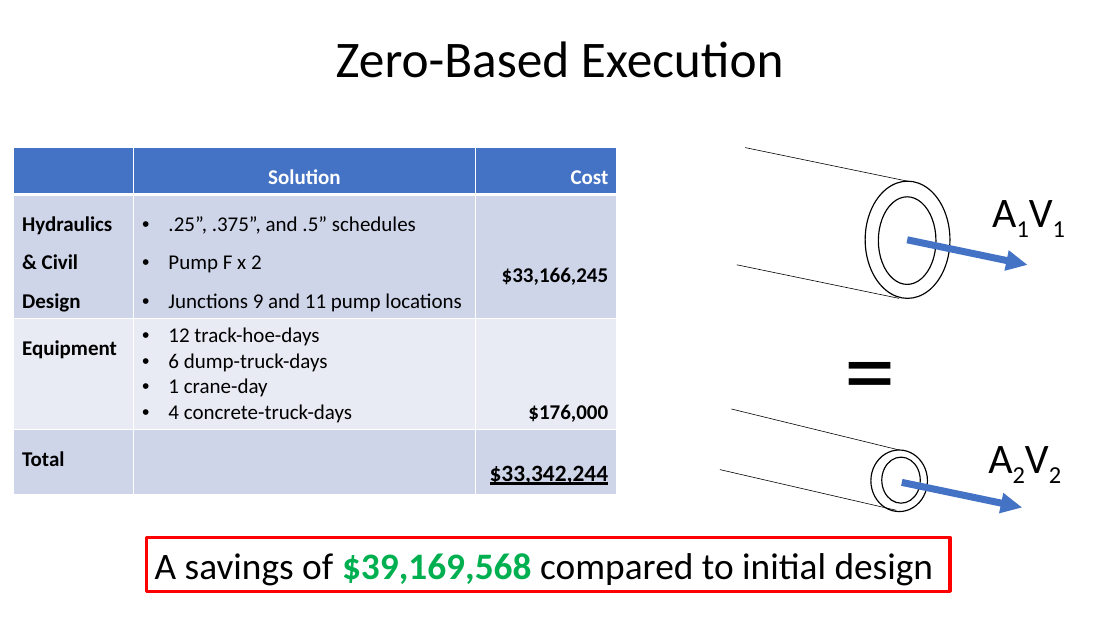
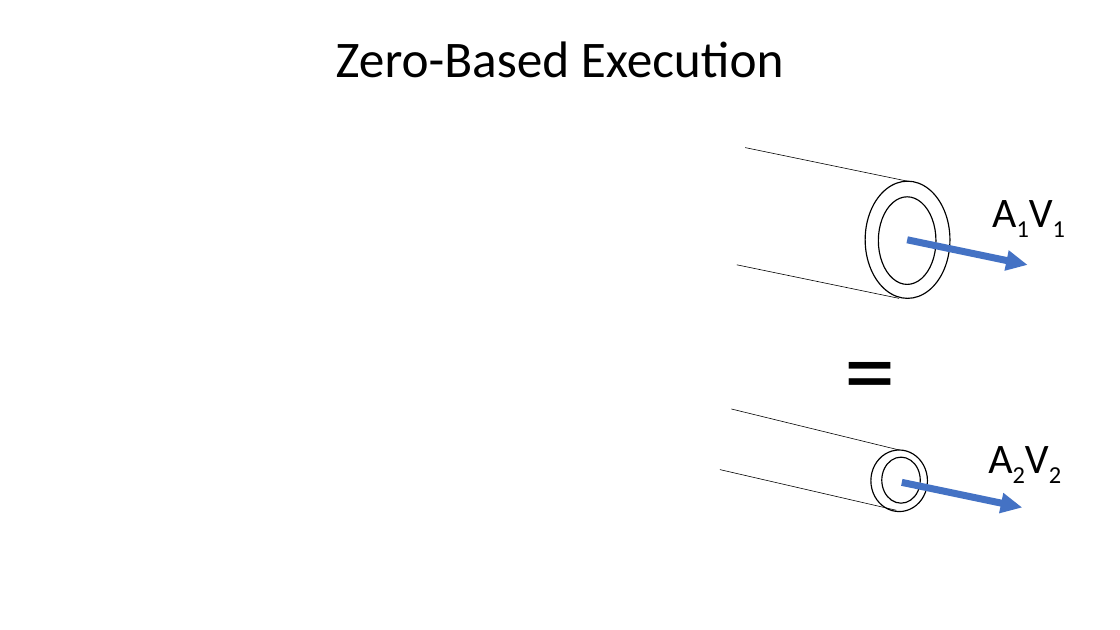
Before and after one commit to jamar1391/hello-world, a slide deck: slide 4 of dev/fluor/The AquaDucks/The AquaDucks Presentation.pptx. Drawn at 1120x630 pixels with LibreOffice and Linux fonts; fonts in the diff are those of the drawing. Boxes give left, top, right and bottom in pixels: in the first picture for what was removed or moved away, otherwise in the second. Text is boxed around its words. In the diff, an @@ line names an element or a change of style, - is before the commit and + after.

```diff
--- a/dev/fluor/The AquaDucks/The AquaDucks Presentation.pptx
+++ b/dev/fluor/The AquaDucks/The AquaDucks Presentation.pptx
@@ table removed at <box>13,148,617,489</box>, 4 rows, 3 columns @@
- | Solution | Cost
-Hydraulics & Civil Design | .25”, .375”, and .5” schedules / Pump F x 2 / Junctions 9 and 11 pump locations | $33,166,245
-Equipment | 12 track-hoe-days / 6 dump-truck-days / 1 crane-day / 4 concrete-truck-days | $176,000
-Total |  | $33,342,244
@@ rectangle removed at <box>146,538,950,592</box> @@
-A savings of $39,169,568 compared to initial design
```
Also in this commit, not shown: 2 other slides changed, 2 slides added, 1 slide removed, 8 other files.
